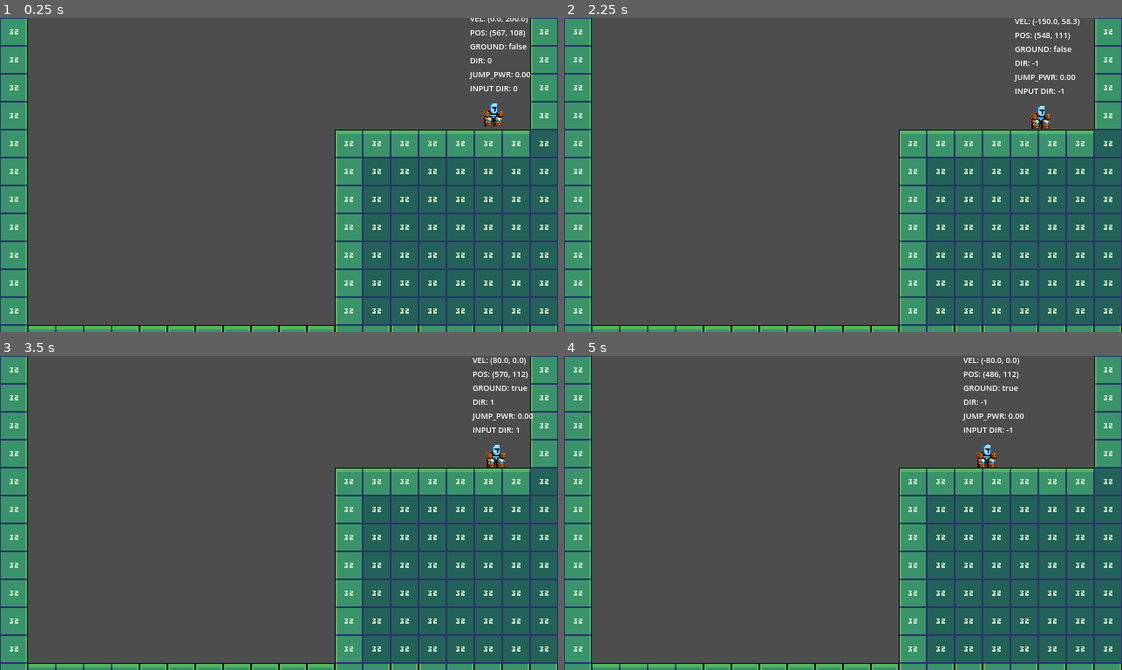
Above: before the commit, frames 1-4 (two rows, left to right).
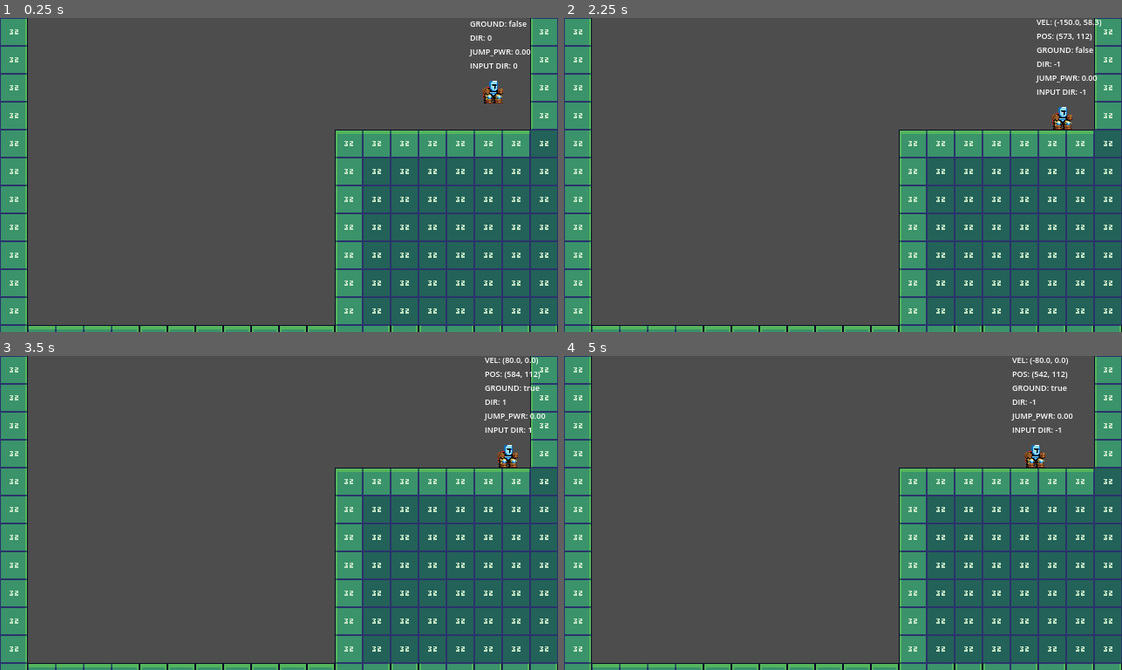
Above: after the commit, the same moments.

Repository: linkinmjs/up-escape
Game: Godot game, scene res://scenes/main.tscn
The game is run twice, just before and just after one commit, with the same random seed, the same clock (stepped at 60 frames per second) and the same inputs.
Inputs:
- Up to frame 1 (0.25 s): no input
- Up to frame 2 (2.25 s): hold Right (ui_right) 0.53-2.03 s; tap Enter at 1.25 s; tap Space at 2 s; hold Left (ui_left) from 2.03 s (still down)
- Up to frame 3 (3.5 s): release Left (ui_left) at 2.78 s; hold Right (ui_right) from 2.78 s (still down)
- Up to frame 4 (5 s): tap Enter at 4.25 s; release Right (ui_right) at 4.28 s; hold Left (ui_left) from 4.28 s (still down)

The runs differ from the first frame. In frame 1, 1.2% of the frame differs, in the area x 84-96%, y 0-35%; in frame 2, 1.2%; in frame 3, 1.1%; in frame 4, 1.3%, in the area x 71-92%, y 0-36%.

Commit message:
Remove duplicated code

Diff:
--- a/scenes/levels/level.tscn
+++ b/scenes/levels/level.tscn
@@ -209,7 +209,7 @@
 
 [node name="Level" type="Node2D"]
 
-[node name="Camera2D" type="Camera2D" parent="."]
+[node name="DefaultCamera" type="Camera2D" parent="."]
 position = Vector2(320, 180)
 
 [node name="TileMapLayer" type="TileMapLayer" parent="."]
@@ -224,7 +224,13 @@
 
 [node name="Zone01" parent="Zones" node_paths=PackedStringArray("default_camera") instance=ExtResource("3_b2cq8")]
 position = Vector2(320, 180)
-default_camera = NodePath("../../Camera2D")
+default_camera = NodePath("../../DefaultCamera")
 
 [node name="Zone02" parent="Zones" instance=ExtResource("3_b2cq8")]
-position = Vector2(320, -179)
+position = Vector2(320, -180)
+
+[node name="Zone03" parent="Zones" instance=ExtResource("3_b2cq8")]
+position = Vector2(320, -540)
+
+[node name="Zone04" parent="Zones" instance=ExtResource("3_b2cq8")]
+position = Vector2(320, -900)
--- a/scenes/levels/zone_camera.tscn
+++ b/scenes/levels/zone_camera.tscn
@@ -10,6 +10,7 @@
 zone_camera = NodePath("Camera2D")
 
 [node name="Camera2D" type="Camera2D" parent="."]
+enabled = false
 
 [node name="CollisionShape2D" type="CollisionShape2D" parent="."]
 scale = Vector2(31.7288, 17.933)
--- a/scenes/player/player.tscn
+++ b/scenes/player/player.tscn
@@ -46,14 +46,6 @@
 
 [node name="SplatTimer" type="Timer" parent="."]
 
-[node name="GroundCheck" type="Area2D" parent="."]
-
-[node name="CollisionShape2D" type="CollisionShape2D" parent="GroundCheck"]
-
-[node name="HeadCheck" type="Area2D" parent="."]
-
-[node name="CollisionShape2D" type="CollisionShape2D" parent="HeadCheck"]
-
 [node name="DebugLabel" type="Label" parent="."]
 anchors_preset = 15
 anchor_right = 1.0
--- a/scripts/player.gd
+++ b/scripts/player.gd
@@ -75,8 +75,6 @@
 		else:
 			start_jump()
 
-
-
 func start_jump():
 	print("Jump vel.x:", velocity.x)
 	var power = clamp(jump_power, MIN_JUMP_POWER, MAX_JUMP_POWER)
@@ -84,20 +82,6 @@
 	state = PlayerState.JUMPING
 	velocity.y = -MAX_JUMP_HEIGHT * power
 	velocity.x = direction * 150.0
-
-func check_wall_bounce():
-	var count := get_slide_collision_count()
-	for i in count:
-		var collision := get_slide_collision(i)
-		var normal := collision.get_normal()
-		if not is_grounded and abs(normal.x) > 0.9:
-			if abs(velocity.x) < 1:
-				velocity.x = 80.0 * -sign(normal.x)
-			else:
-				velocity.x = -velocity.x * 0.5
-			#print("REBOTANDO → vel.x = ", velocity.x)
-			state = PlayerState.FALLING
-			break
 
 func apply_gravity(delta: float) -> void:
 	if state in [PlayerState.FALLING, PlayerState.JUMPING, PlayerState.IDLE]:
@@ -120,38 +104,9 @@
 				velocity.x = 80.0 * -sign(normal.x)
 			else:
 				velocity.x = -pre_velocity.x * 0.5  # ← usar la original, no la ya modificada
-			#print("REBOTANDO → vel.x = ", velocity.x)
+			#print("REBOTANDO 1 → vel.x = ", velocity.x)
 			state = PlayerState.FALLING
 			break
-
-	move_and_slide()
-	is_grounded = is_on_floor()
-
-	var count := get_slide_collision_count()
-	for i in count:
-		var collision := get_slide_collision(i)
-		var normal := collision.get_normal()
-		if not is_grounded and abs(normal.x) > 0.9:
-			if abs(velocity.x) < 1:
-				velocity.x = 80.0 * sign(normal.x) * -1
-			else:
-				velocity.x = -velocity.x * 0.5
-			print("REBOTANDO desde move_character → vel.x = ", velocity.x)
-			state = PlayerState.FALLING
-			break
-	for i in count:
-		var collision := get_slide_collision(i)
-		var normal := collision.get_normal()
-		if not is_grounded and abs(normal.x) > 0.9:
-			if abs(velocity.x) < 1:
-				velocity.x = 80.0 * sign(normal.x) * -1
-			else:
-				velocity.x = -velocity.x * 0.5
-			print("REBOTANDO desde move_character → vel.x = ", velocity.x)
-			state = PlayerState.FALLING
-			break
-	#check_wall_bounce()  # ← detectar rebote del frame anterior
-
 
 func handle_state(delta: float) -> void:
 	if state == PlayerState.JUMPING and velocity.y > 0:
--- a/scripts/zone_camera.gd
+++ b/scripts/zone_camera.gd
@@ -6,6 +6,8 @@
 
 func _on_body_entered(body: Node2D) -> void:
 	if body.is_in_group("players"):
+		print(default_camera)
+		print(zone_camera)
 		if default_camera:
 			default_camera.enabled = false
 		if zone_camera:
@@ -17,5 +19,5 @@
 		if zone_camera:
 			zone_camera.enabled = false
 		if default_camera:
-			zone_camera.enabled = true
+			default_camera.enabled = true
 			default_camera.make_current()
